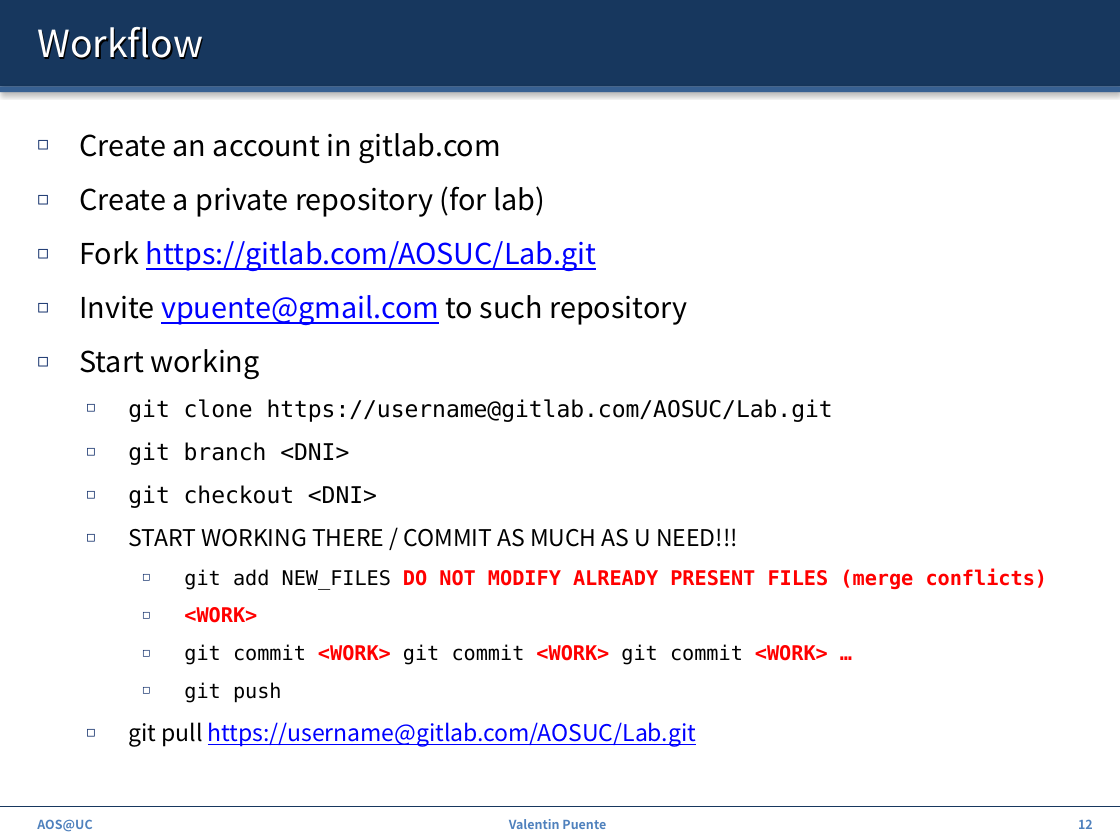
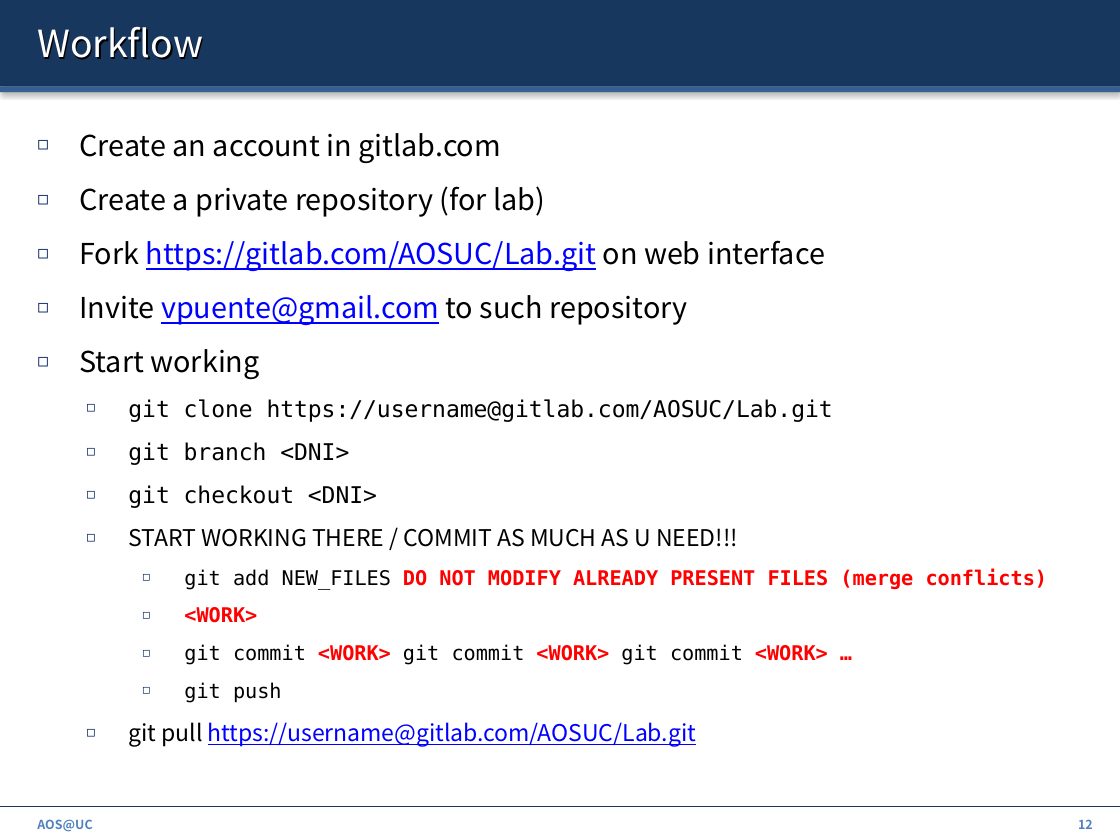
Before and after one commit to ZdravkoDimitrovArnaudov/AOS-XV6-RISCV, a slide deck: slide 12 of Info/00_Intro.pptx. Drawn at 1120x840 pixels with LibreOffice and Linux fonts; fonts in the diff are those of the drawing. Boxes give left, top, right and bottom in pixels: in the first picture for what was removed or moved away, otherwise in the second. Text is boxed around its words. In the diff, an @@ line names an element or a change of style, - is before the commit and + after.

```diff
--- a/Info/00_Intro.pptx
+++ b/Info/00_Intro.pptx
@@ text at <box>79,240,825,271</box>: text changed @@
-  ◻ Fork https://gitlab.com/AOSUC/Lab.git
+  ◻ Fork https://gitlab.com/AOSUC/Lab.git on web interface
@@ text removed at <box>509,819,606,829</box> @@
-Valentin Puente
```
Also in this commit, not shown: 17 other slides changed, 2 slides added.
